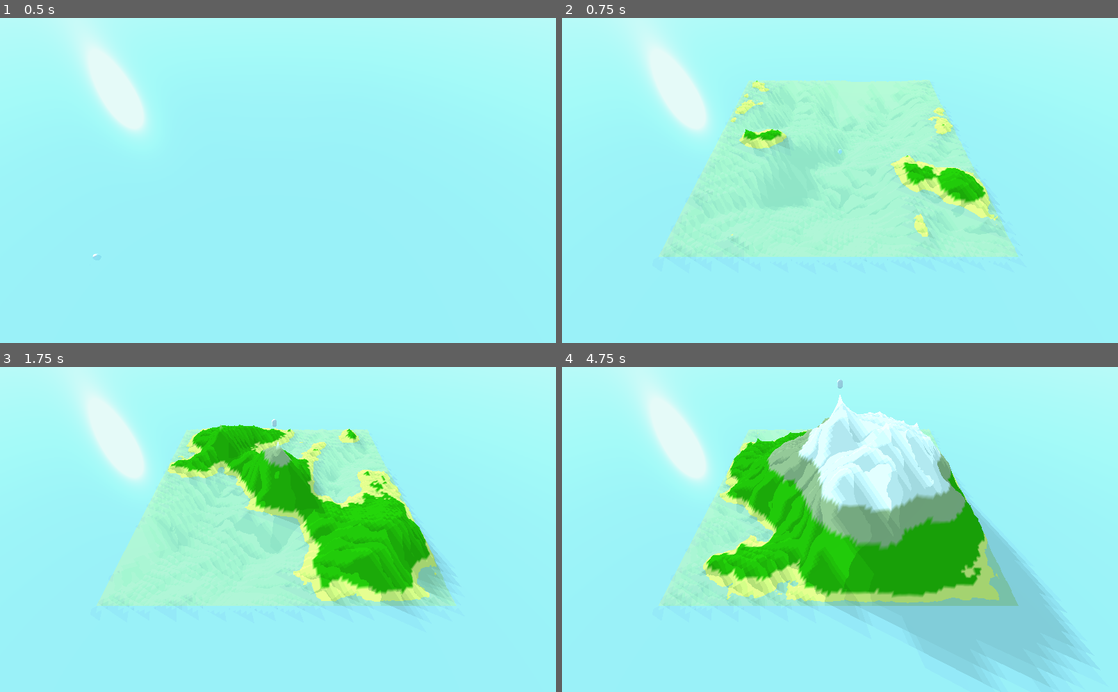
Above: before the commit, frames 1-4 (two rows, left to right).
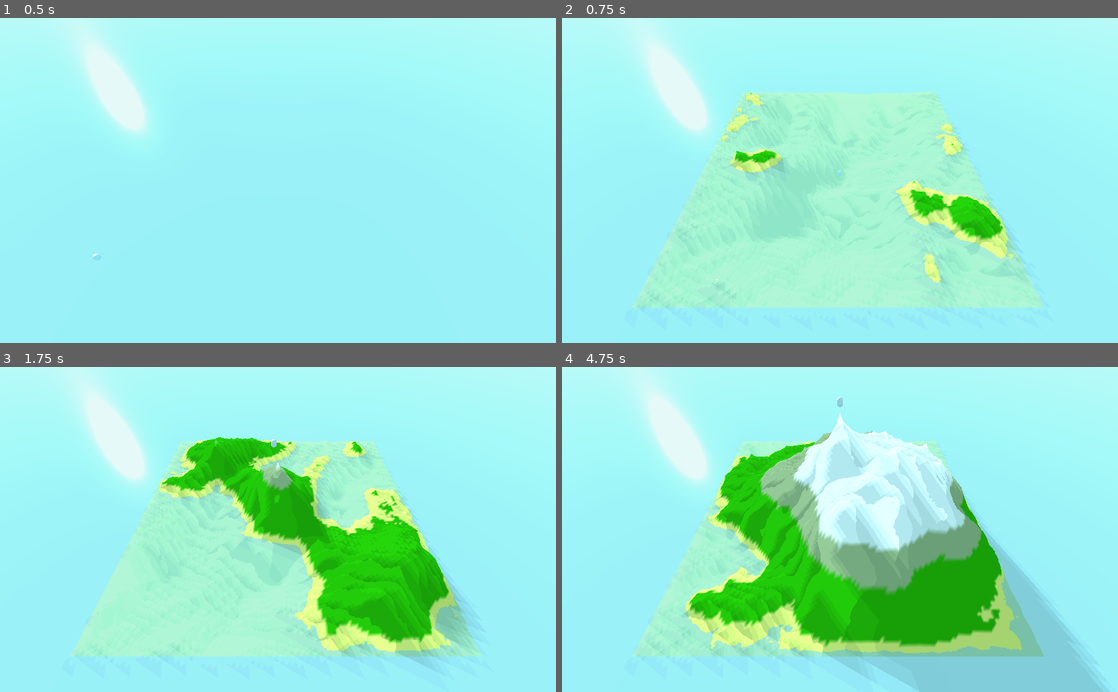
Above: after the commit, the same moments.

Repository: ckaindel/island-generator
Game: Godot game, scene res://Main.tscn
The game is run twice, just before and just after one commit, with the same random seed, the same clock (stepped at 60 frames per second) and the same inputs.
Inputs:
- Up to frame 1 (0.5 s): no input
- Up to frame 2 (0.75 s): tap Enter at 0.5 s; hold Right (ui_right) from 0.53 s (still down); hold Space (ui_select) from 0.53 s (still down)
- Up to frame 3 (1.75 s): release Right (ui_right) at 1.28 s; release Space (ui_select) at 1.28 s; hold Down (ui_down) from 1.28 s (still down); tap J at 1.35 s; tap Space (ui_select) at 1.52, 1.55 s
- Up to frame 4 (4.75 s): tap Space (ui_select) at 1.82, 2.3, 2.85, 3.02, 3.32, 3.77, 3.8, 4.07, 4.52, 4.55 s; release Down (ui_down) at 2.03 s; hold Right (ui_right) 2.03-2.78 s; hold P 2.03-2.78 s; tap Enter at 2.75 s; hold Up (ui_up) 2.78-3.53 s; hold J 3.53-4.28 s; hold Left (ui_left) from 3.53 s (still down); tap P at 4.35 s

Frame 1 is identical in both runs. In frame 2, 18% of the frame differs, in the area x 12-87%, y 19-90%; in frame 3, 23%; in frame 4, 34%, in the area x 12-98%, y 3-100%.

Commit message:
Update Terrain.gd

Diff:
--- a/Terrain.gd
+++ b/Terrain.gd
@@ -49,7 +49,7 @@
 
 	if event.is_action_pressed("ui_select"): #press SPACE to generate islands
 
-		camerastart = Vector3(size/2, size/2+size/8, size/4)
+		camerastart = Vector3(size/2, size/2+size/8, size/8)
 		camera.set_translation(camerastart)
 
 		diamond_square()
